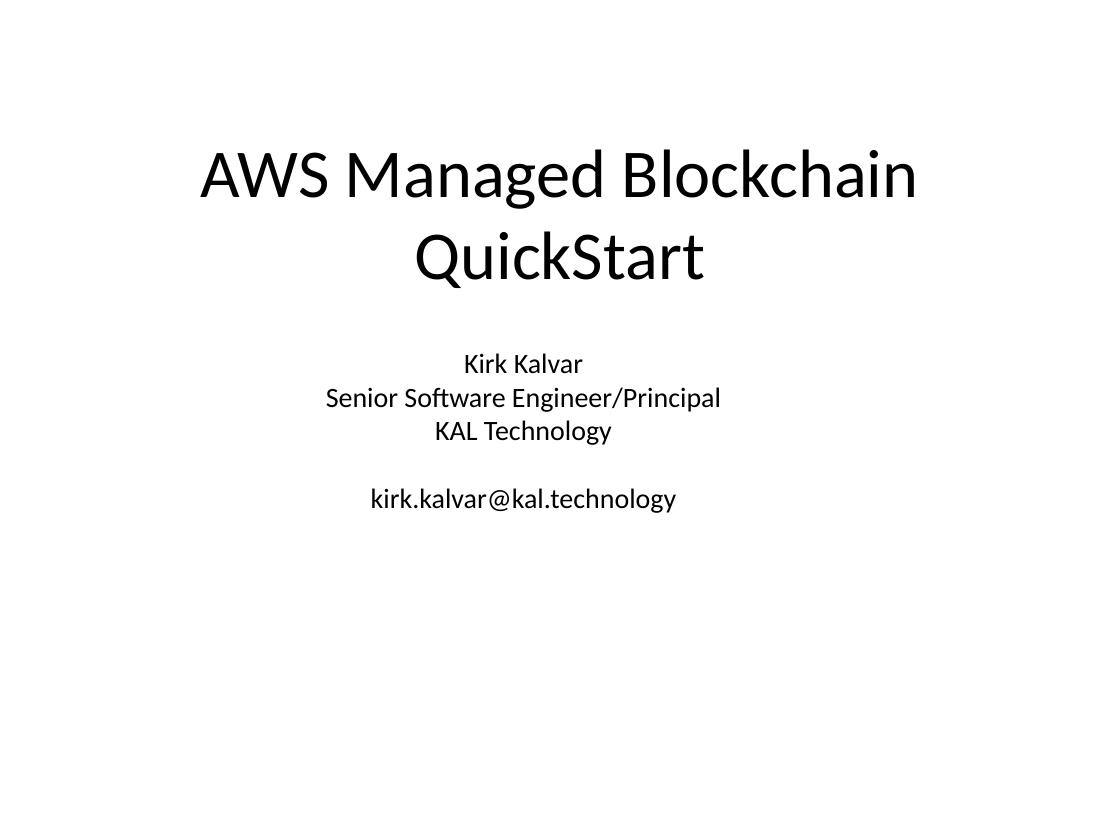
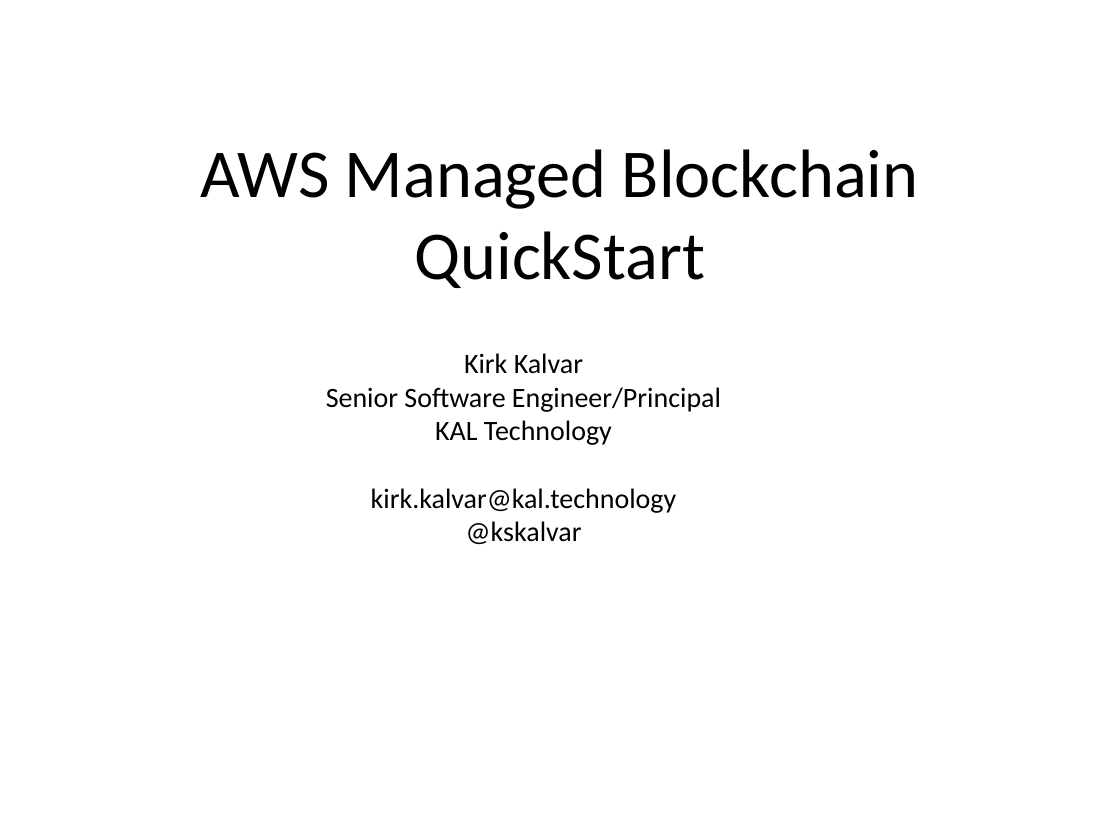
Before and after one commit to ProsperiaInc/aws-blockchain-fabric-quickstart, a slide deck: slide 1 of slides/AWS-Blockchain-Fabric-Quickstart.pptx. Drawn at 1120x840 pixels with LibreOffice and Linux fonts; fonts in the diff are those of the drawing; background and template pictures are left out. Boxes give left, top, right and bottom in pixels: in the first picture for what was removed or moved away, otherwise in the second. Text is boxed around its words. In the diff, an @@ line names an element or a change of style, - is before the commit and + after.

```diff
--- a/slides/AWS-Blockchain-Fabric-Quickstart.pptx
+++ b/slides/AWS-Blockchain-Fabric-Quickstart.pptx
@@ text at (x1=466, y1=521, x2=582, y2=544): paragraph added @@
+@kskalvar
```
Also in this commit, not shown: 1 other slide changed, 1 other file.
